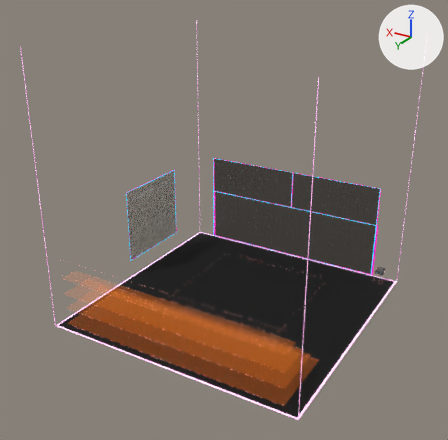
One commit to the glTF model client/models/QUIZZONE.glb: the scene before it, then after it.
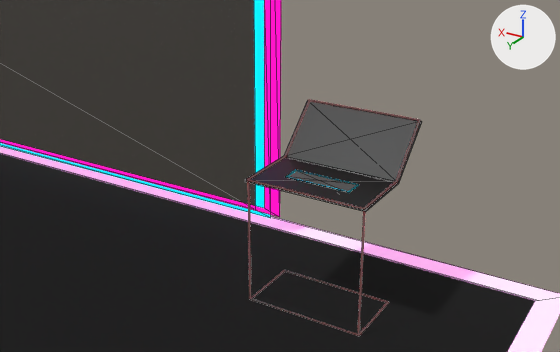
Each version is shown whole from a 50 mm lens placed at (-32.07, 56.93, 39.42), pointed at (0.95, 1.9, 11.91), then close up from a 50 mm lens placed at (-15.71, -8.37, 4.43), pointed at (-12.26, -14.12, 1.55). Every picture has the same lights, and +X, +Y and +Z are marked at upper right. The close-ups show mesh edges as thin lines. Objects named as collision shapes, trigger or cutter boxes, shadow casters or lower levels of detail are left out. Where no turn or scale is listed for an object, it has been applied to the vertices. Vertices at the same position are counted once.

The older version as bpy lines, for what is in view:
```python
ob_all = bpy.data.objects.new('ALL', me_plane_007)
ob_all.location = (-13.08, -5.094, 5.917)
ob_all.rotation_euler = (-0.027, 0.0, -1.571)  # degrees (-1.5, 0, -90)
ob_all.scale = (-4.07, -0.496, -2.15)
ob_join_button = bpy.data.objects.new('JOIN_button', me_cube_001)
ob_join_button.location = (-12.678, -14.178, 1.578)
ob_join_screen = bpy.data.objects.new('Join_screen', me_plane_012)
ob_join_screen.location = (-13.08, -5.094, 5.917)
ob_join_screen.rotation_euler = (-0.027, 0.0, -1.571)  # degrees (-1.5, 0, -90)
ob_join_screen.scale = (-4.07, -0.496, -2.15)
ob_questions = bpy.data.objects.new('Questions', me_plane_009)
ob_questions.location = (3.858, -15.182, 4.445)
```
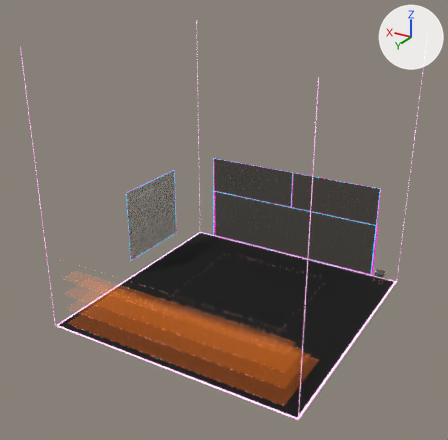
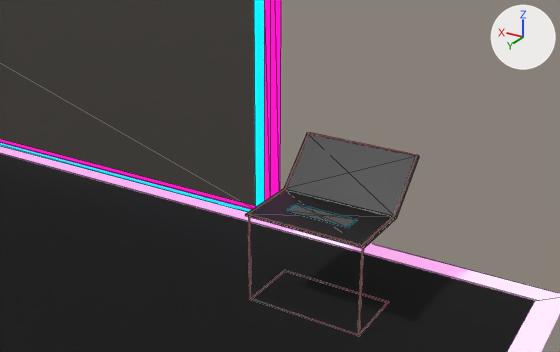
Pixel boxes (x1, y1, x2, y2) of what changed, in the close-ups (560 x 352 px; the box of a moved part takes in the faces that stretch with it):
'ALL', reshaped: before (0, 100, 560, 352); after (0, 132, 560, 352)
'Join_screen', mesh moved: before (284, 100, 421, 182); after (284, 133, 419, 217)
'JOIN_button', mesh moved: before (286, 170, 358, 192); after (286, 204, 357, 228)
part 1 of me_plane_007, moved or reshaped: before (248, 156, 285, 180); after (248, 189, 286, 214)
part 2 of me_plane_007, moved or reshaped: before (364, 181, 396, 208); after (362, 216, 394, 245)
part 3 of me_plane_007, moved or reshaped: before (396, 121, 420, 182); after (394, 156, 417, 217)
part 4 of me_plane_007, moved or reshaped: before (285, 100, 310, 157); after (285, 133, 309, 189)
part 5 of me_plane_007, moved or reshaped: before (247, 179, 365, 209); after (247, 214, 363, 246)
part 6 of me_plane_007, moved or reshaped: before (309, 100, 420, 121); after (308, 132, 417, 156)
part 7 of me_plane_007, moved or reshaped: before (245, 156, 399, 212); after (245, 189, 397, 249)
part 8 of me_plane_007, moved or reshaped: before (399, 121, 422, 182); after (396, 157, 419, 217)
part 9 of me_plane_007, built on: before (248, 182, 365, 336); after (248, 217, 363, 335)

Patch to the scene script:
```diff
--- a/client/models/QUIZZONE.glb.py
+++ b/client/models/QUIZZONE.glb.py
@@ me_plane_007 @@
 # used by ob_all; location = (-13.08, -5.094, 5.917); rotation_euler = (-0.027, 0.0, -1.571), in degrees (-1.5, 0, -90); scale = (-4.07, -0.496, -2.15)
-me_plane_007.from_pydata(...)  # 188 vertices, 242 faces; spans x -2.6..4.9, y -58.2..4.8, z -12.2..2.6
+me_plane_007.from_pydata(...)  # 215 vertices, 242 faces; spans x -2.6..4.9, y -58.2..4.8, z -12.2..2.6
+# me_plane_007 part 1: the loose piece of 8 vertices spanning x -2.3..-2.1, y -2.3..-2.2, z 2.0 is moved by (0.0, 0.0, 0.2)
+# me_plane_007 part 2: the loose piece of 8 vertices spanning x -2.3..-2.1, y 0.1..0.2, z 2.0 is moved by (0.0, 0.0, 0.2)
+# me_plane_007 part 3: the loose piece of 8 vertices spanning x -2.4..-2.3, y 0.1..0.2, z 1.8..2.0 is moved by (0.0, 0.0, 0.2)
+# me_plane_007 part 4: the loose piece of 8 vertices spanning x -2.4..-2.3, y -2.2, z 1.8..2.0 is moved by (0.0, 0.0, 0.2)
+# me_plane_007 part 5: the loose piece of 8 vertices spanning x -2.1, y -2.2..0.2, z 2.0 is moved by (0.0, 0.0, 0.2)
+# me_plane_007 part 6: the loose piece of 8 vertices spanning x -2.4, y -2.2..0.2, z 1.8 is moved by (0.0, 0.0, 0.2)
+# me_plane_007 part 7: the loose piece of 8 vertices spanning x -2.3..-2.1, y -2.3..0.2, z 2.0 is moved by (0.0, 0.0, 0.2)
+# me_plane_007 part 8: the loose piece of 8 vertices spanning x -2.4..-2.3, y -2.3..0.2, z 1.8..2.0 is moved by (0.0, 0.0, 0.2)
+# me_plane_007 part 9: 2 vertices moved from x -2.2..-2.1, y -2.2..0.1, z 2.0 to x -2.2..-2.1, y -2.3..0.1, z 2.2; 6 vertices removed from x -2.2..-2.1, y -2.3..0.1, z 2.0; 33 vertices added at x -2.2..-2.1, y -2.3..0.1, z 2.2..2.6
 me_plane_007.materials.append(mat_material_006)
@@ me_cube_001 @@
 me_cube_001.from_pydata(...)  # 12 vertices, 10 faces; spans x -0.333..0.333, y -0.099..0.096, z 0.001
 # used by ob_join_button; location = (-12.678, -14.178, 1.578)
+# me_cube_001 part 10: the whole mesh is moved by (0.0, 0.0, -0.352)
 me_cube_001.materials.append(mat_material_044)
@@ me_plane_012 @@
 me_plane_012.from_pydata(...)  # 4 vertices, 2 faces; spans x -2.43..-2.31, y -2.28..0.23, z 1.8..2.03
 # used by ob_join_screen; location = (-13.08, -5.094, 5.917); rotation_euler = (-0.027, 0.0, -1.571), in degrees (-1.5, 0, -90); scale = (-4.07, -0.496, -2.15)
+# me_plane_012 part 11: the whole mesh is moved by (0.0, -0.02, 0.16)
 me_plane_012.materials.append(mat_material_012)
```
